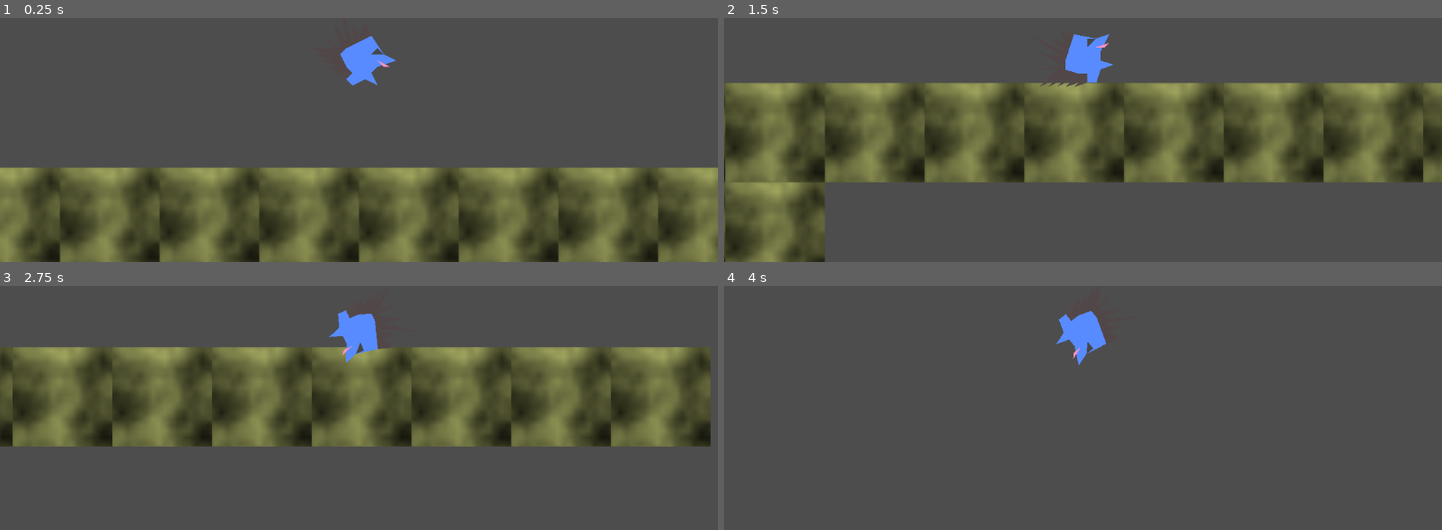
Above: before the commit, frames 1-4 (two rows, left to right).
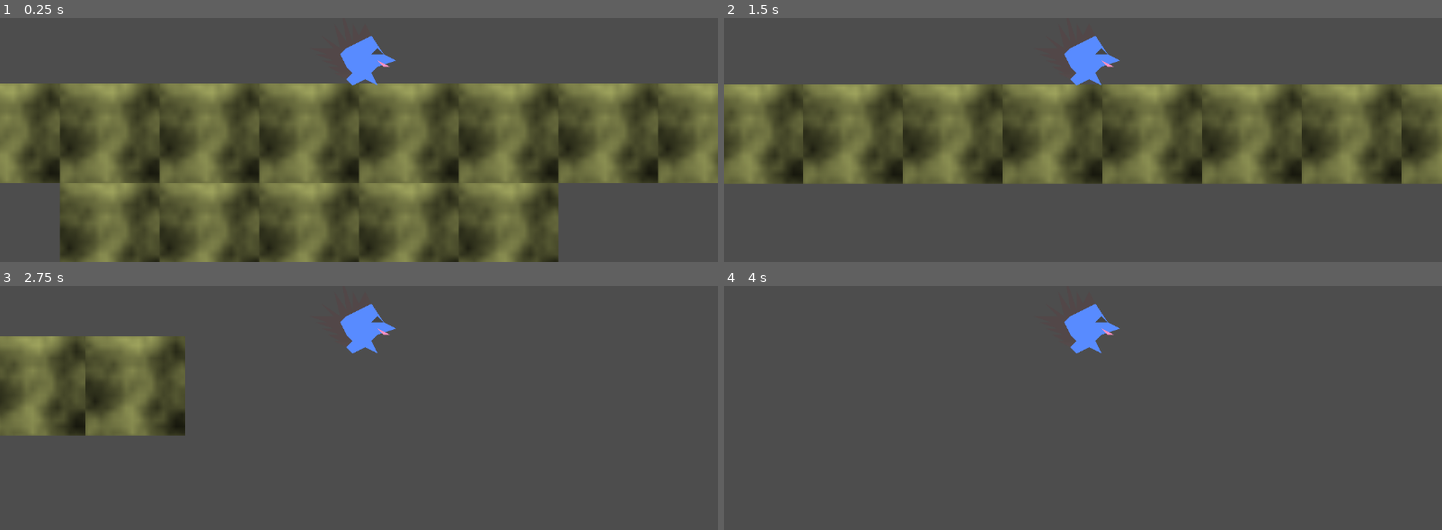
Above: after the commit, the same moments.

Repository: diejor/armado
Game: Godot game, scene res://scenes/map.tscn
The game is run twice, just before and just after one commit, with the same random seed, the same clock (stepped at 60 frames per second) and the same inputs.
Inputs:
- Up to frame 1 (0.25 s): no input
- Up to frame 2 (1.5 s): hold D (move_right) 0.53-1.28 s; hold S (move_down, bound only after the commit) from 1.28 s (still down)
- Up to frame 3 (2.75 s): release S (move_down, bound only after the commit) at 2.03 s; hold D (move_right) from 2.03 s (still down)
- Up to frame 4 (4 s): release D (move_right) at 2.78 s; hold W (move_up) 2.78-3.53 s; hold A (move_left) from 3.53 s (still down)

The runs differ from the first frame. In frame 1, 51% of the frame differs, in the area x 0-100%, y 26-100%; in frame 2, 29%; in frame 3, 36%; in frame 4, 0.5%.

Commit message:
kaladin physics

Diff:
--- a/project.godot
+++ b/project.godot
@@ -35,6 +35,12 @@
 , Object(InputEventKey,"resource_local_to_scene":false,"resource_name":"","device":-1,"window_id":0,"alt_pressed":false …(186 unchanged characters)…
 ]
 }
+move_down={
+"deadzone": 0.5,
+"events": [Object(InputEventKey,"resource_local_to_scene":false,"resource_name":"","device":-1,"window_id":0,"alt_pressed":false,"shift_pressed":false,"ctrl_pressed":false,"meta_pressed":false,"pressed":false,"keycode":0,"physical_keycode":83,"key_label":0,"unicode":115,"location":0,"echo":false,"script":null)
+, Object(InputEventKey,"resource_local_to_scene":false,"resource_name":"","device":-1,"window_id":0,"alt_pressed":false,"shift_pressed":false,"ctrl_pressed":false,"meta_pressed":false,"pressed":false,"keycode":0,"physical_keycode":4194322,"key_label":0,"unicode":0,"location":0,"echo":false,"script":null)
+]
+}
 
 [rendering]
 
--- a/scripts/kaladin.gd
+++ b/scripts/kaladin.gd
@@ -1,14 +1,15 @@
 extends RigidBody2D
 
+@export var LINEAR_FORCE = 1500
 
 # Called when the node enters the scene tree for the first time.
 func _ready() -> void:
+	lock_rotation = true
 	pass # Replace with function body.
 
 func _integrate_forces(state: PhysicsDirectBodyState2D):
 	var move = Input.get_vector("move_left", "move_right", "move_up", "move_down")
-
-	state.linear_velocity = move * 100
+	state.apply_central_force(move*LINEAR_FORCE)
 
 # Called every frame. 'delta' is the elapsed time since the previous frame.
 func _process(delta: float) -> void:
